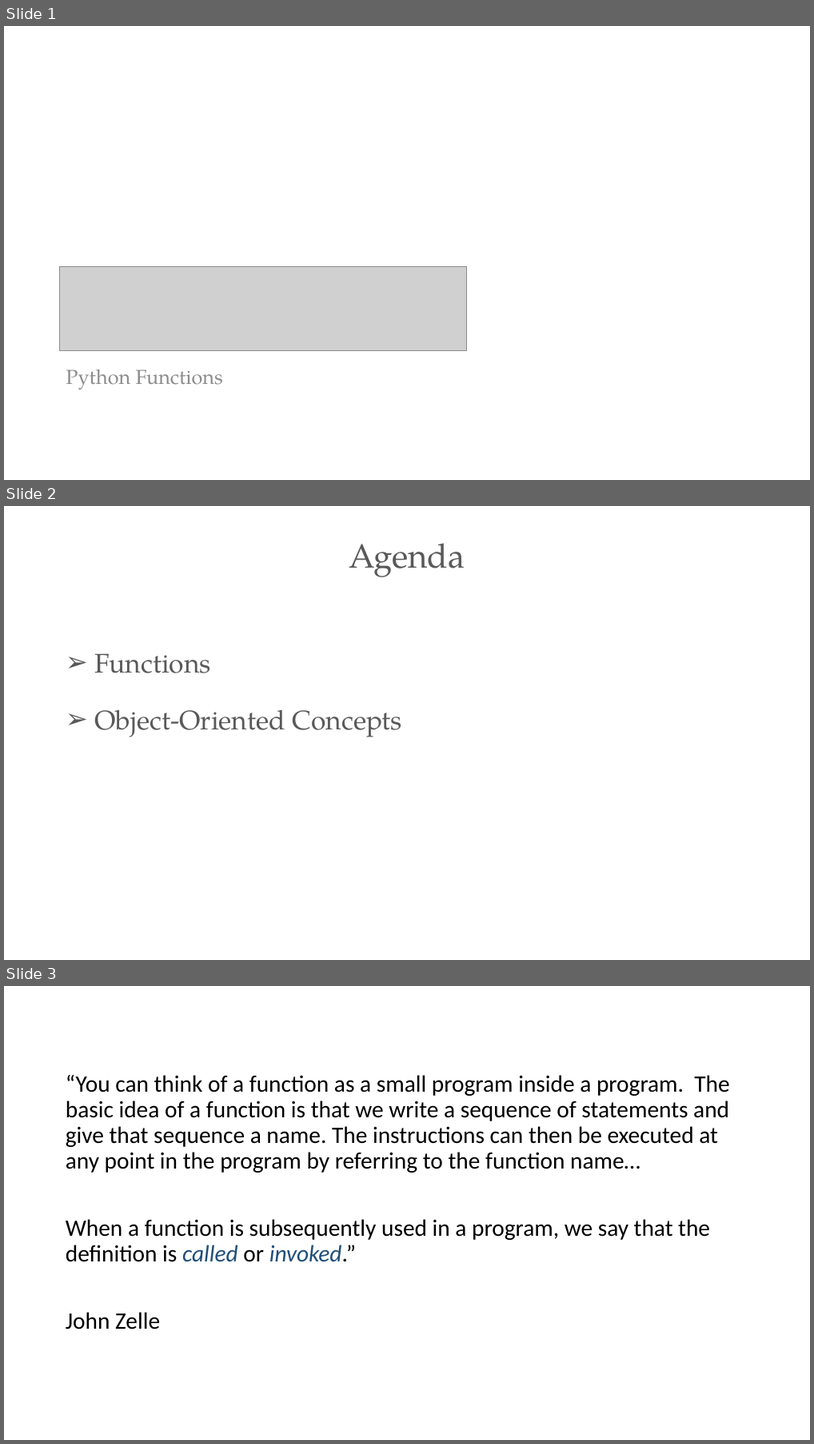
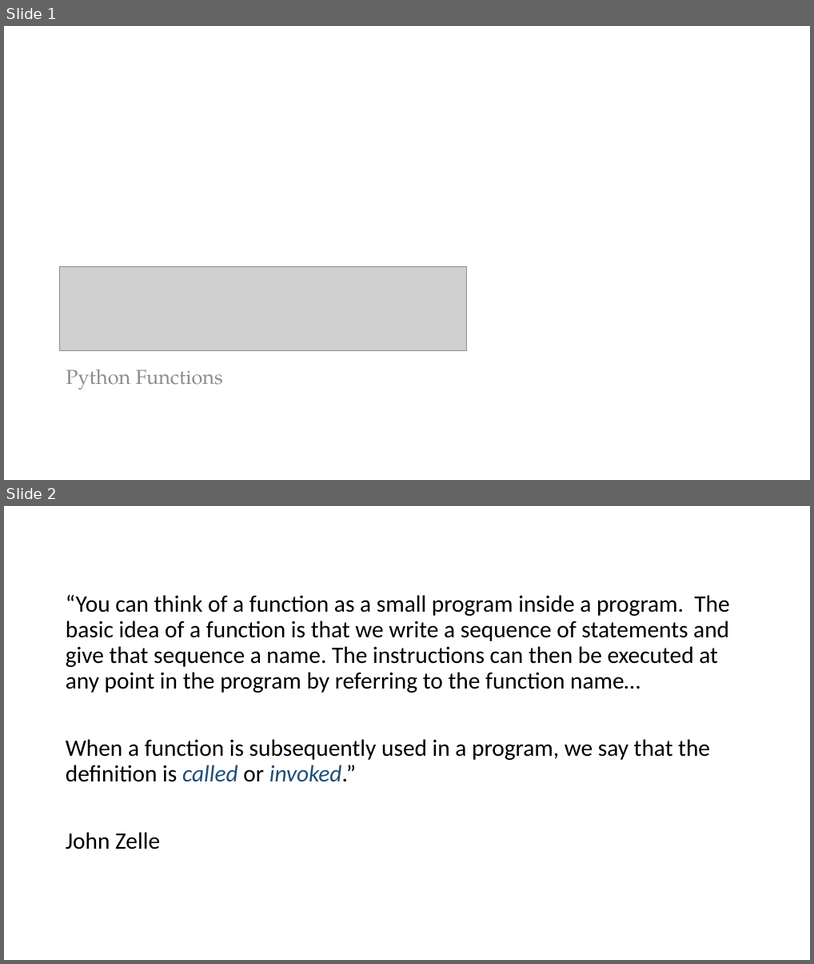
Before and after one commit to PracticumAI/python, a slide deck: presentations/03_functions.pptx. Shown one above the other, each under a label of ours: slides 1, 2 and 3 before the commit, slides 1 and 2 after it. The pictures are 814x1444 and 814x964 pixels, drawn with LibreOffice and Linux fonts; fonts in the diff are those of the drawing; grey boxes stand for pictures. Boxes give left, top, right and bottom in pixels: in the first picture for what was removed or moved away, otherwise in the second. Text is boxed around its words. In the diff, an @@ line names an element or a change of style, - is before the commit and + after.

```diff
--- a/presentations/03_functions.pptx
+++ b/presentations/03_functions.pptx
@@ slide 2 removed at (4, 506, 810, 960), background #FFFFFF @@
@@ title removed at (349, 543, 465, 577) @@
-Agenda
@@ text removed at (94, 653, 402, 737) @@
-➢ Functions
-➢ Object-Oriented Concepts
@@ what was slide 3 is now slide 2 @@
```
Also in this commit, not shown: 3 slides changed, 9 slides added, 2 other slides removed, 2 other files.
